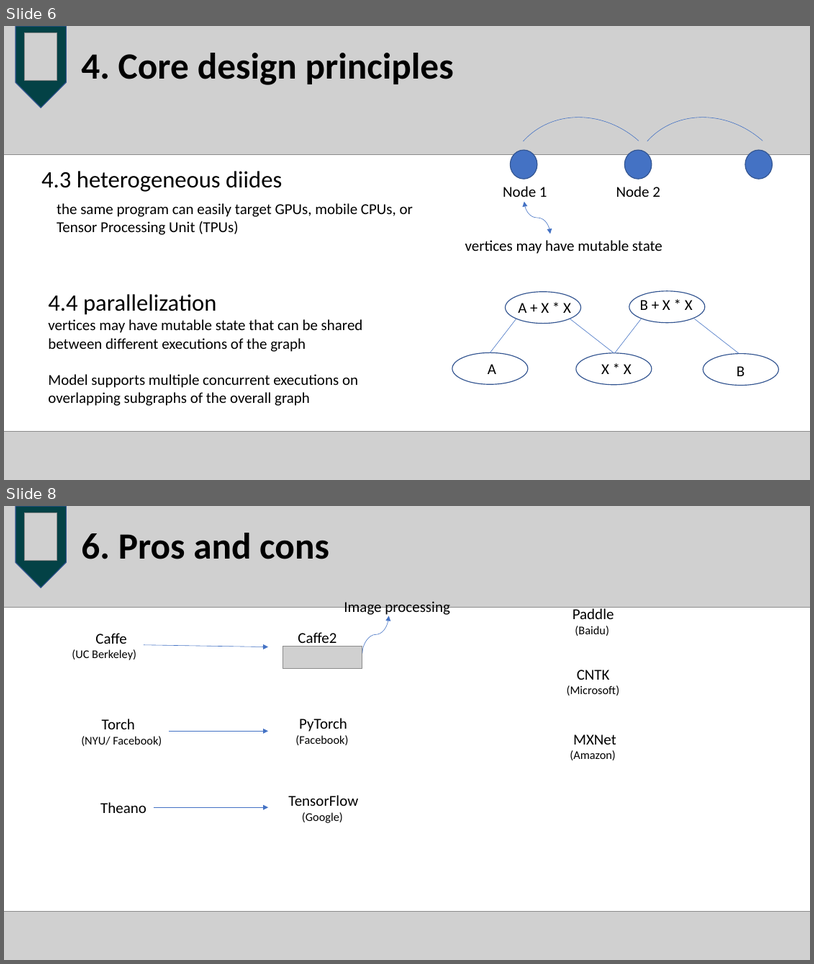
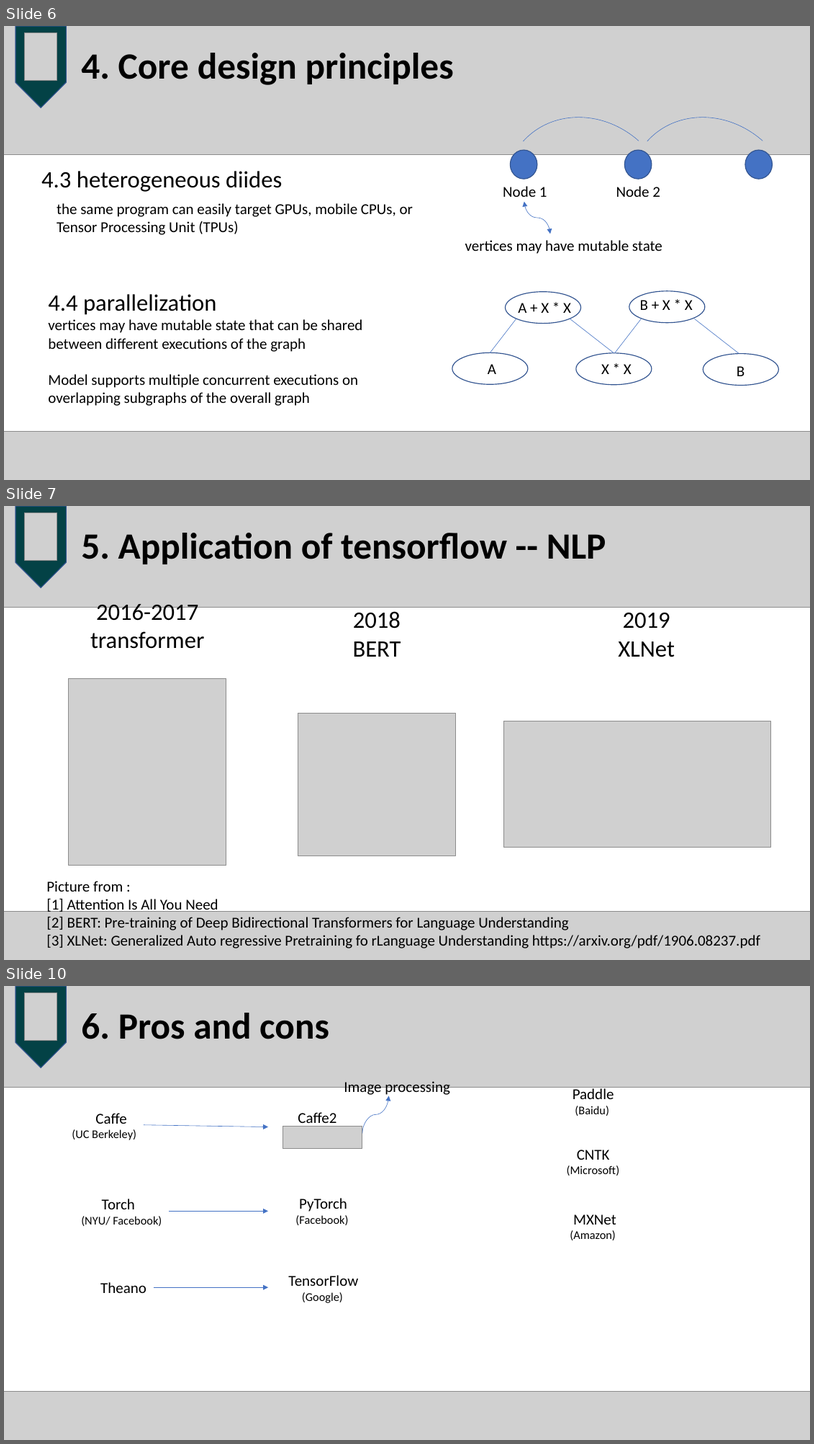
Before and after one commit to RuiqiZheng/OSproject, a slide deck: tfboys.pptx. Shown one above the other, each under a label of ours: slides 6 and 8 before the commit, slides 6, 7 and 10 after it; the slides between them are not shown. The pictures are 814x964 and 814x1444 pixels, drawn with LibreOffice and Linux fonts; fonts in the diff are those of the drawing; grey boxes stand for pictures. Boxes give left, top, right and bottom in pixels: in the first picture for what was removed or moved away, otherwise in the second. Text is boxed around its words. In the diff, an @@ line names an element or a change of style, - is before the commit and + after.

```diff
--- a/tfboys.pptx
+++ b/tfboys.pptx
@@ slide 7 added at (4,506,810,960), background #FFFFFF @@
@@ picture added at (4,506,810,608) @@
@@ pentagon arrow added at (16,506,66,588), fill #034246, outline #325491 1 pt @@
@@ picture added at (25,512,57,560) @@
@@ title added at (81,533,607,564), 44 pt, text #000000, bold @@
+5. Application of tensorflow -- NLP
@@ text added at (90,601,204,649), 28 pt, text #000000 @@
+2016-2017
+transformer
@@ text added at (353,611,401,656), 28 pt, text #000000 @@
+2018
+BERT
@@ text added at (618,612,675,657), 28 pt, text #000000 @@
+2019
+XLNet
@@ picture added at (69,678,226,865) @@
@@ picture added at (298,713,455,855) @@
@@ picture added at (504,721,771,847) @@
@@ text added at (46,880,761,948), 18 pt, text #000000 @@
+Picture from :
+[1] Attention Is All You Need
+[2] BERT: Pre-training of Deep Bidirectional Transformers for Language Understanding
+[3] XLNet: Generalized Auto regressive Pretraining fo rLanguage Understanding https://arxiv.org/pdf/1906.08237.pdf
@@ picture added at (4,911,810,960) @@
@@ what was slide 8 is now slide 10 @@
```
Also in this commit, not shown: 1 slide changed, 1 other slide added.
